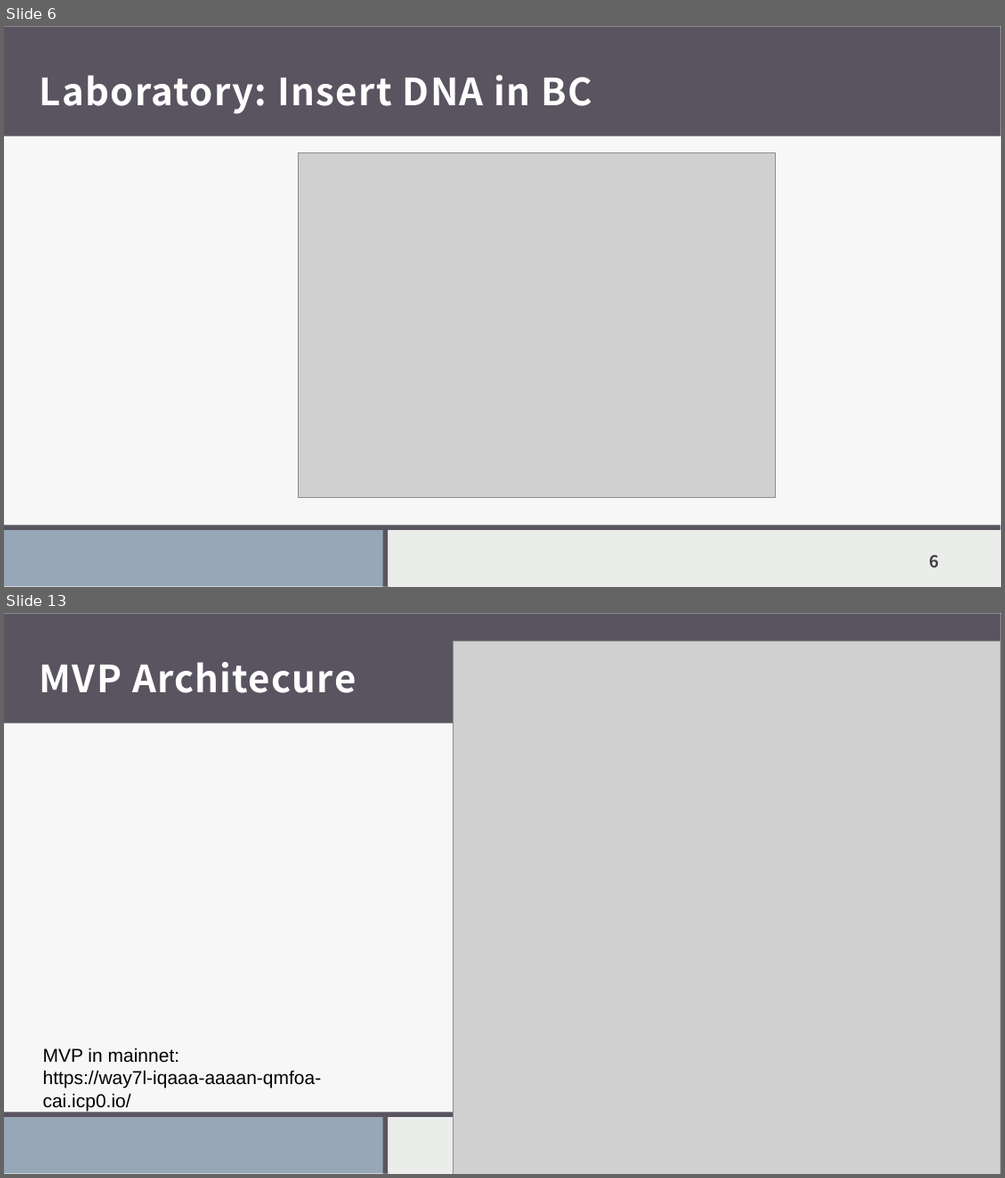
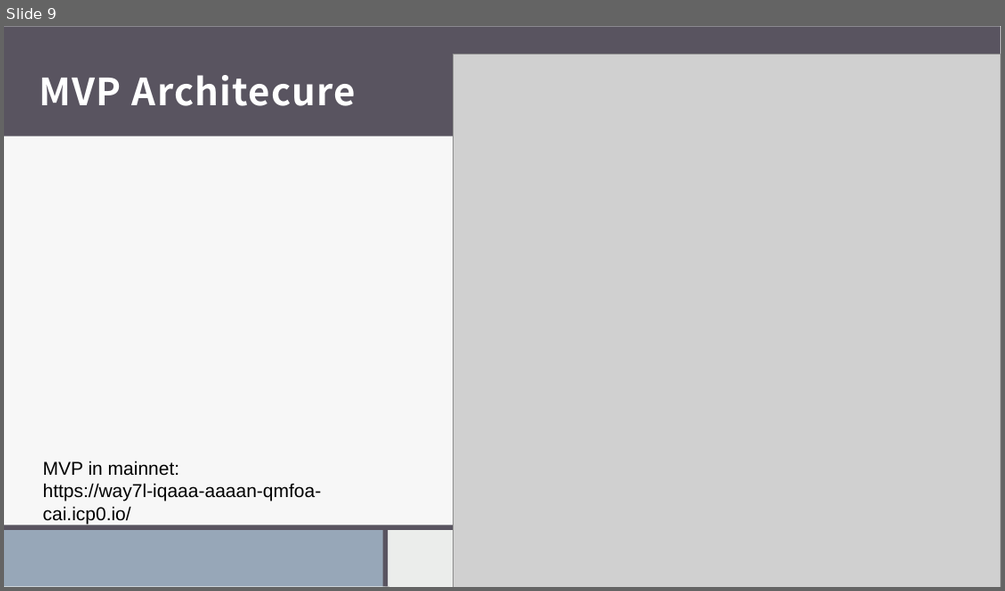
Before and after one commit to RobertoPirrone/digitaltechne, a slide deck: src/docs/presentations/21maggio.pptx. Shown one above the other, each under a label of ours: slides 6 and 13 before the commit, slide 9 after it; the slides between them are not shown. The pictures are 1005x1178 and 1005x591 pixels, drawn with LibreOffice and Linux fonts; fonts in the diff are those of the drawing; grey boxes stand for pictures. Boxes give left, top, right and bottom in pixels: in the first picture for what was removed or moved away, otherwise in the second. Text is boxed around its words. In the diff, an @@ line names an element or a change of style, - is before the commit and + after.

```diff
--- a/src/docs/presentations/21maggio.pptx
+++ b/src/docs/presentations/21maggio.pptx
@@ slide 6 removed at [4,26,1001,587], background #EBEDEB; not listed: 8 template elements that a slide beside it also shows @@
@@ title removed at [40,75,592,114] @@
-Laboratory: Insert DNA in BC
@@ picture removed at [299,153,776,497] @@
@@ page number removed at [929,555,938,567] @@
-6
@@ what was slide 13 is now slide 9 @@
```
Also in this commit, not shown: 7 slides changed, 1 slide added, 4 other slides removed, 12 other files.
